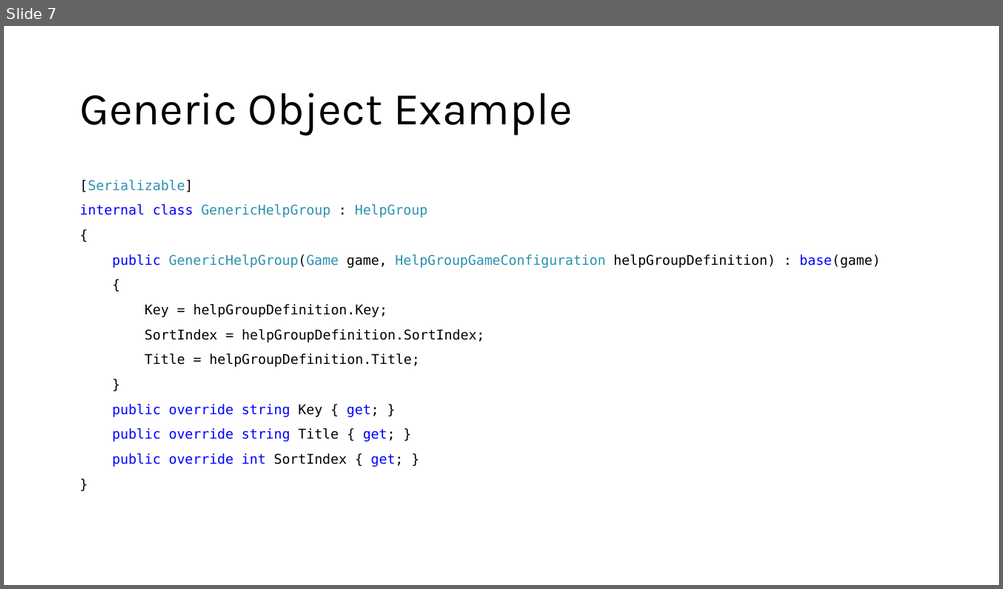
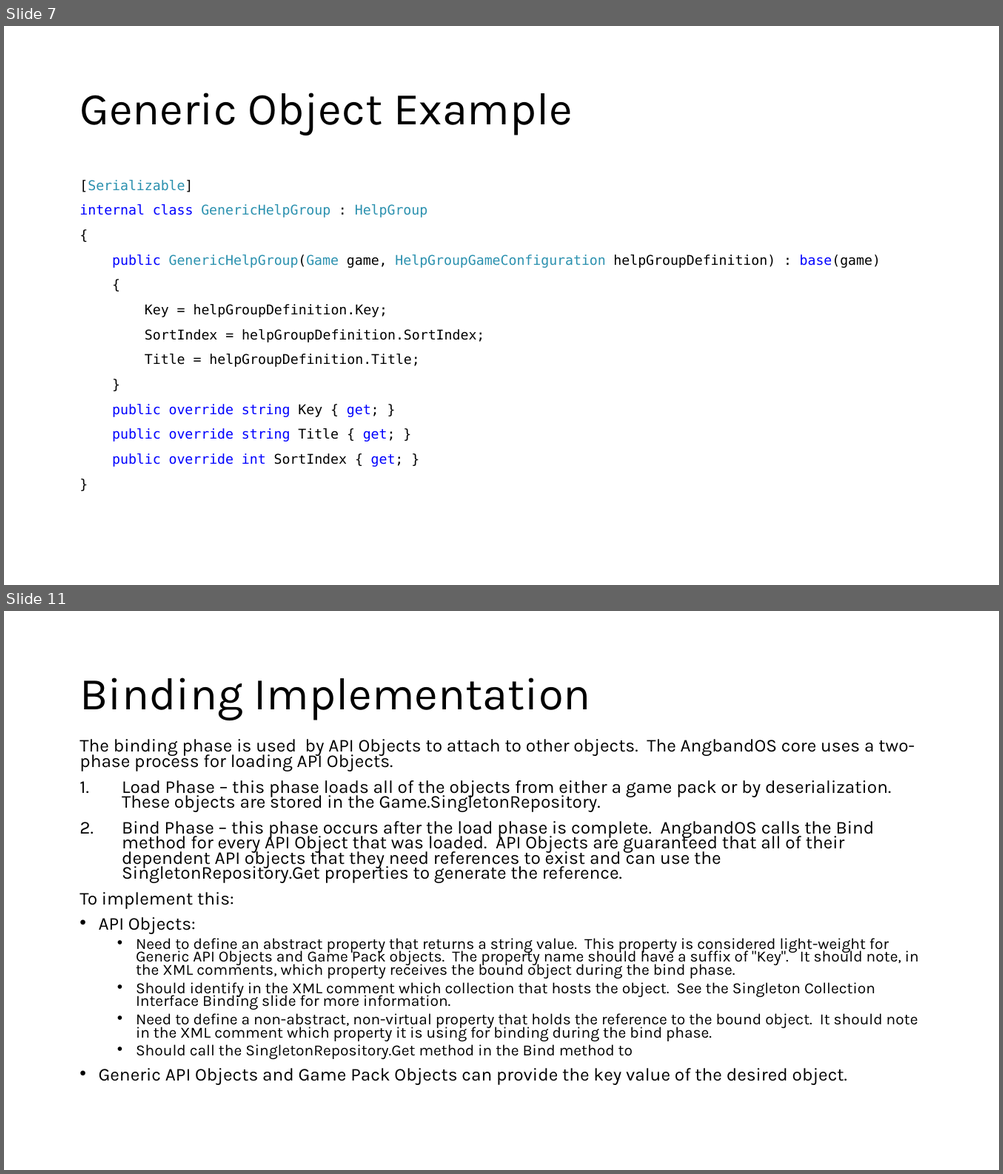
Before and after one commit to marcjohnston/AngbandOS, a slide deck: Documents/Object Property Design and Binding.pptx. Shown one above the other, each under a label of ours: slide 7 before the commit, slides 7 and 11 after it; the slides between them are not shown. The pictures are 1003x589 and 1003x1174 pixels, drawn with LibreOffice and Linux fonts; fonts in the diff are those of the drawing. Boxes give left, top, right and bottom in pixels: in the first picture for what was removed or moved away, otherwise in the second. Text is boxed around its words. In the diff, an @@ line names an element or a change of style, - is before the commit and + after.

```diff
--- a/Documents/Object Property Design and Binding.pptx
+++ b/Documents/Object Property Design and Binding.pptx
@@ slide 11 added at <box>4,611,999,1170</box>, background #FFFFFF @@
@@ title added at <box>79,678,590,721</box>, 44 pt, text #000000 @@
+Binding Implementation
@@ text added at <box>79,739,919,1085</box>, 17.5 pt, text #000000 @@
+The binding phase is used by API Objects to attach to other objects. The AngbandOS core uses a two-phase process for loading API Objects.
+1. Load Phase – this phase loads all of the objects from either a game pack or by deserialization. These objects are stored in the Game.SingletonRepository.
+2. Bind Phase – this phase occurs after the load phase is complete. AngbandOS calls the Bind method for every API Object that was loaded. API Objects are guaranteed that all of their dependent API objects that they need references to exist and can use the SingletonRepository.Get properties to generate the reference.
+To implement this:
+• API Objects:
+  • Need to define an abstract property that returns a string value. This property is considered light-weight for Generic API Objects and Game Pack objects. The property name should have a suffix of "Key". It should note, in the XML comments, which property receives the bound object during the bind phase.
+  • Should identify in the XML comment which collection that hosts the object. See the Singleton Collection Interface Binding slide for more information.
+  • Need to define a non-abstract, non-virtual property that holds the reference to the bound object. It should note in the XML comment which property it is using for binding during the bind phase.
+  • Should call the SingletonRepository.Get method in the Bind method to
+• Generic API Objects and Game Pack Objects can provide the key value of the desired object.
```
Also in this commit, not shown: 4 slides changed, 4 other slides added, 1 other file.
